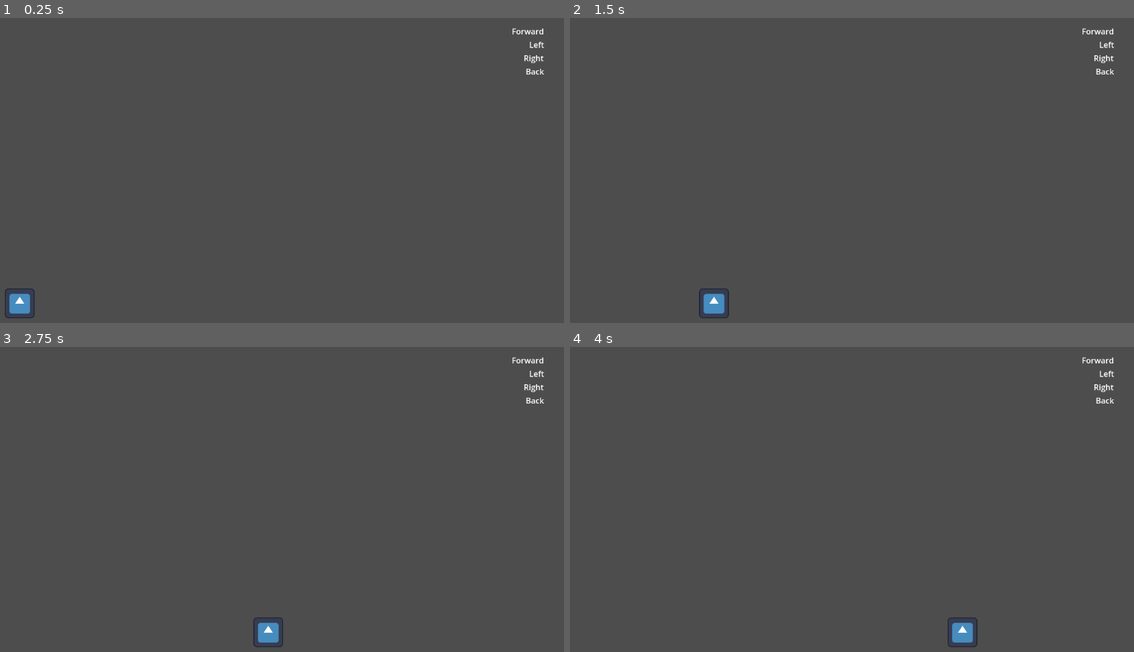
Above: before the commit, frames 1-4 (two rows, left to right).
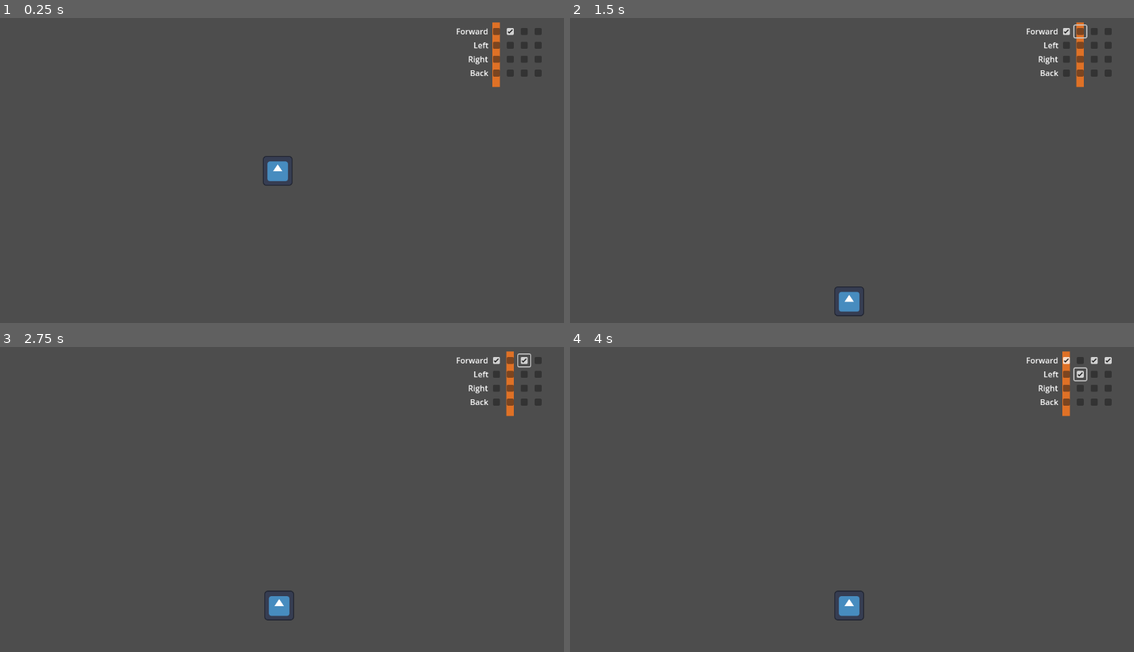
Above: after the commit, the same moments.

Repository: rosskarchner/beatgame
Game: Godot game, scene res://level_1.tscn
The game is run twice, just before and just after one commit, with the same random seed, the same clock (stepped at 60 frames per second) and the same inputs. The engine's default icon, where the game draws it, is replaced by a stand-in: a white triangle on a blue panel in a dark square.
Inputs (mouse positions are in pixels of both pictures, inside the frame that each line leads up to):
- Up to frame 1 (0.25 s): no input
- Up to frame 2 (1.5 s): click (1066, 30) at 0.52 s; click (1077, 30) at 1.27 s
- Up to frame 3 (2.75 s): click (524, 359) at 2.02 s
- Up to frame 4 (4 s): click (1105, 359) at 2.77 s; click (1077, 374) at 3.52 s

The runs differ from the first frame. In frame 1, 1.5% of the frame differs, in the area x 0-97%, y 1-99%; in frame 2, 1.5%; in frame 3, 1.5%; in frame 4, 1.5%, in the area x 46-97%, y 1-99%.
Error before the commit: Attempt to call function 'get_children' in base 'null instance' on a null instance. (res://BeatProgrammer.gd:21)

Commit message:
mechanic basically works, now to design the actual puzzles

Diff:
--- a/BeatProgrammer.gd
+++ b/BeatProgrammer.gd
@@ -2,29 +2,72 @@
 extends VBoxContainer
 
 class_name BeatProgrammer
+signal program_changed
+
+var beatCountChanged = false
+var currentBeat = 0
+@onready var checkboxScene=preload("res://beat_control_checkbox.tscn")
+
 
 @export var numSteps = 4:
 	set(new_value):
-		numSteps = new_value
-		populate_checkboxes()
+		if new_value != numSteps:
+			numSteps = new_value
+			beatCountChanged=true
+
+@export_group("Default Program")
+@export  var forward_program: Array[bool] = [false, false, false, false,false, false, false, false]
+@export  var left_program: Array[bool] = [false, false, false, false,false, false, false, false]
+@export  var right_program: Array[bool] = [false, false, false, false,false, false, false, false]
+@export  var backward_program: Array[bool] = [false, false, false, false,false, false, false, false]
+
 
 # Called when the node enters the scene tree for the first time.
 func _ready():
-	pass # Replace with function body.
+	get_tree().call_group("beat_checkbox","connect", "pressed", func():
+		emit_signal("program_changed")
+		)
+	BeatTimer.timeout.connect(self.next_beat)
 
+
+func next_beat():
+	currentBeat = wrap(currentBeat+1, 1, numSteps+1)
+	var combinedDirection = Vector2.ZERO
+	var checkboxes = get_tree().get_nodes_in_group("Beat" + str(currentBeat))
+	for cb in checkboxes:
+		if cb.button_pressed:
+			combinedDirection += cb.direction
+
+	%Indicator.offset.x = (currentBeat-1) * 28
+	%Indicator.visible = true
+	%Player.move_in_direction(combinedDirection)
 
 # Called every frame. 'delta' is the elapsed time since the previous frame.
 func _process(delta):
-	pass
+	if beatCountChanged:
+		beatCountChanged = false
+		populate_checkboxes()
 
 func delete_checkboxes_in_container(container):
 	for child in container.get_children():
 		if child is CheckBox:
 			child.queue_free()
 
+func create_checkboxes(container, defaults, direction):
+	for step in range(1,numSteps+1):
+		var cb = checkboxScene.instantiate()
+		cb.direction = direction
+		cb.button_pressed = defaults[step-1]
+		container.add_child(cb)
+		cb.set_owner(get_tree().edited_scene_root)
+		cb.add_to_group("Beat" + str(step),true)
+
+
 func populate_checkboxes():
 	for hbox in [$"Forward Controls", $"Left Controls", $"Right Controls", $"Backward Controls"]:
 		delete_checkboxes_in_container(hbox)
-		for i in range(1,numSteps):
-			var cb = CheckBox.new()
-			hbox.add_child(cb)
+
+	create_checkboxes($"Forward Controls",forward_program, Vector2.UP)
+	create_checkboxes($"Left Controls", left_program, Vector2.LEFT)
+	create_checkboxes($"Right Controls", right_program, Vector2.RIGHT)
+	create_checkboxes($"Backward Controls",backward_program, Vector2.DOWN)
--- a/Player.gd
+++ b/Player.gd
@@ -1,14 +1,20 @@
-extends AnimatableBody2D
+extends CharacterBody2D
+
+var destination = Vector2.ZERO
+var listening = true
+
+@onready var starting_position = position
 
 
-# Called when the node enters the scene tree for the first time.
-func _ready():
-	BeatTimer.connect("timeout", next_beat)
+func _physics_process(delta):
+	velocity = destination - position
+	if listening: move_and_collide(velocity * delta * 50)
 
+func move_in_direction(direction):
+	if listening:
+		destination = position + (direction*50)
 
-# Called every frame. 'delta' is the elapsed time since the previous frame.
-func _process(delta):
-	pass
-
-func next_beat():
-	self.position.x += 50
+func reset():
+	position=starting_position
+	destination = starting_position
+	listening = true
--- /dev/null
+++ b/beat_control_checkbox.gd
@@ -0,0 +1,14 @@
+extends CheckBox
+
+class_name BeatControlCheckbox
+
+@export var direction = Vector2.ZERO
+
+# Called when the node enters the scene tree for the first time.
+func _ready():
+	pass # Replace with function body.
+
+
+# Called every frame. 'delta' is the elapsed time since the previous frame.
+func _process(delta):
+	pass
--- /dev/null
+++ b/beat_control_checkbox.tscn
@@ -0,0 +1,11 @@
+[gd_scene load_steps=2 format=3 uid="uid://2isp2wjuf5c0"]
+
+[ext_resource type="Script" path="res://beat_control_checkbox.gd" id="1_54iry"]
+
+[node name="BeatControlCheckbox" type="CheckBox" groups=["beat_checkbox"]]
+anchors_preset = 15
+anchor_right = 1.0
+anchor_bottom = 1.0
+grow_horizontal = 2
+grow_vertical = 2
+script = ExtResource("1_54iry")
--- a/level.gd
+++ b/level.gd
@@ -3,6 +3,15 @@
 
 @export var bpm = 120
 
+
 # Called when the node enters the scene tree for the first time.
 func _ready():
+		$BeatProgrammer.program_changed.connect(self.reset)
 		BeatTimer.set_bpm(bpm)
+
+func reset(_arg=null):
+	$Player.listening = false
+	BeatTimer.stop()
+	$BeatProgrammer.currentBeat = 0
+	$Player.reset()
+	BeatTimer.start()
--- a/level_1.tscn
+++ b/level_1.tscn
@@ -1,9 +1,12 @@
-[gd_scene load_steps=7 format=3 uid="uid://dklura1qtaq5o"]
+[gd_scene load_steps=10 format=3 uid="uid://dklura1qtaq5o"]
 
 [ext_resource type="Script" path="res://level.gd" id="1_a6g8l"]
 [ext_resource type="Script" path="res://Player.gd" id="2_rsrmf"]
 [ext_resource type="Texture2D" uid="uid://d0ra2f3bmkejw" path="res://icon.svg" id="3_rswmd"]
 [ext_resource type="Script" path="res://BeatProgrammer.gd" id="4_evaa7"]
+[ext_resource type="Texture2D" uid="uid://n4swdf7yvnd1" path="res://indicator.png" id="4_q67o7"]
+[ext_resource type="PackedScene" uid="uid://2isp2wjuf5c0" path="res://beat_control_checkbox.tscn" id="6_l0rwb"]
+[ext_resource type="Script" path="res://beat_control_checkbox.gd" id="7_2vhpr"]
 
 [sub_resource type="SpriteFrames" id="SpriteFrames_jhbkf"]
 animations = [{
@@ -23,8 +26,9 @@
 script = ExtResource("1_a6g8l")
 bpm = 240
 
-[node name="Player" type="AnimatableBody2D" parent="."]
-position = Vector2(-519, 267)
+[node name="Player" type="CharacterBody2D" parent="."]
+unique_name_in_owner = true
+position = Vector2(3, 263)
 script = ExtResource("2_rsrmf")
 metadata/_edit_group_ = true
 
@@ -38,6 +42,11 @@
 
 [node name="Camera2D" type="Camera2D" parent="."]
 
+[node name="Indicator" type="Sprite2D" parent="."]
+unique_name_in_owner = true
+position = Vector2(440, -234)
+texture = ExtResource("4_q67o7")
+
 [node name="BeatProgrammer" type="VBoxContainer" parent="."]
 unique_name_in_owner = true
 anchors_preset = -1
@@ -47,7 +56,7 @@
 offset_right = 495.68
 offset_bottom = -150.0
 script = ExtResource("4_evaa7")
-numSteps = 5
+forward_program = Array[bool]([false, true, false, false, false, false, false, false])
 
 [node name="Forward Controls" type="HBoxContainer" parent="BeatProgrammer"]
 layout_mode = 2
@@ -57,6 +66,27 @@
 layout_mode = 2
 text = "Forward"
 
+[node name="BeatControlCheckbox" type="CheckBox" parent="BeatProgrammer/Forward Controls" groups=["Beat1", "beat_checkbox"] instance=ExtResource("6_l0rwb")]
+layout_mode = 2
+script = ExtResource("7_2vhpr")
+direction = Vector2(0, -1)
+
+[node name="@CheckBox@25547" type="CheckBox" parent="BeatProgrammer/Forward Controls" groups=["Beat2", "beat_checkbox"] instance=ExtResource("6_l0rwb")]
+layout_mode = 2
+button_pressed = true
+script = ExtResource("7_2vhpr")
+direction = Vector2(0, -1)
+
+[node name="@CheckBox@25548" type="CheckBox" parent="BeatProgrammer/Forward Controls" groups=["Beat3", "beat_checkbox"] instance=ExtResource("6_l0rwb")]
+layout_mode = 2
+script = ExtResource("7_2vhpr")
+direction = Vector2(0, -1)
+
+[node name="@CheckBox@25549" type="CheckBox" parent="BeatProgrammer/Forward Controls" groups=["Beat4", "beat_checkbox"] instance=ExtResource("6_l0rwb")]
+layout_mode = 2
+script = ExtResource("7_2vhpr")
+direction = Vector2(0, -1)
+
 [node name="Left Controls" type="HBoxContainer" parent="BeatProgrammer"]
 layout_mode = 2
 size_flags_horizontal = 8
@@ -64,6 +94,26 @@
 [node name="Label" type="Label" parent="BeatProgrammer/Left Controls"]
 layout_mode = 2
 text = "Left"
+
+[node name="BeatControlCheckbox" type="CheckBox" parent="BeatProgrammer/Left Controls" groups=["Beat1", "beat_checkbox"] instance=ExtResource("6_l0rwb")]
+layout_mode = 2
+script = ExtResource("7_2vhpr")
+direction = Vector2(-1, 0)
+
+[node name="@CheckBox@25550" type="CheckBox" parent="BeatProgrammer/Left Controls" groups=["Beat2", "beat_checkbox"] instance=ExtResource("6_l0rwb")]
+layout_mode = 2
+script = ExtResource("7_2vhpr")
+direction = Vector2(-1, 0)
+
+[node name="@CheckBox@25551" type="CheckBox" parent="BeatProgrammer/Left Controls" groups=["Beat3", "beat_checkbox"] instance=ExtResource("6_l0rwb")]
+layout_mode = 2
+script = ExtResource("7_2vhpr")
+direction = Vector2(-1, 0)
+
+[node name="@CheckBox@25552" type="CheckBox" parent="BeatProgrammer/Left Controls" groups=["Beat4", "beat_checkbox"] instance=ExtResource("6_l0rwb")]
+layout_mode = 2
+script = ExtResource("7_2vhpr")
+direction = Vector2(-1, 0)
 
 [node name="Right Controls" type="HBoxContainer" parent="BeatProgrammer"]
 layout_mode = 2
@@ -73,6 +123,26 @@
 layout_mode = 2
 text = "Right"
 
+[node name="BeatControlCheckbox" type="CheckBox" parent="BeatProgrammer/Right Controls" groups=["Beat1", "beat_checkbox"] instance=ExtResource("6_l0rwb")]
+layout_mode = 2
+script = ExtResource("7_2vhpr")
+direction = Vector2(1, 0)
+
+[node name="@CheckBox@25553" type="CheckBox" parent="BeatProgrammer/Right Controls" groups=["Beat2", "beat_checkbox"] instance=ExtResource("6_l0rwb")]
+layout_mode = 2
+script = ExtResource("7_2vhpr")
+direction = Vector2(1, 0)
+
+[node name="@CheckBox@25554" type="CheckBox" parent="BeatProgrammer/Right Controls" groups=["Beat3", "beat_checkbox"] instance=ExtResource("6_l0rwb")]
+layout_mode = 2
+script = ExtResource("7_2vhpr")
+direction = Vector2(1, 0)
+
+[node name="@CheckBox@25555" type="CheckBox" parent="BeatProgrammer/Right Controls" groups=["Beat4", "beat_checkbox"] instance=ExtResource("6_l0rwb")]
+layout_mode = 2
+script = ExtResource("7_2vhpr")
+direction = Vector2(1, 0)
+
 [node name="Backward Controls" type="HBoxContainer" parent="BeatProgrammer"]
 layout_mode = 2
 size_flags_horizontal = 8
@@ -80,3 +150,23 @@
 [node name="Label" type="Label" parent="BeatProgrammer/Backward Controls"]
 layout_mode = 2
 text = "Back"
+
+[node name="BeatControlCheckbox" type="CheckBox" parent="BeatProgrammer/Backward Controls" groups=["Beat1", "beat_checkbox"] instance=ExtResource("6_l0rwb")]
+layout_mode = 2
+script = ExtResource("7_2vhpr")
+direction = Vector2(0, 1)
+
+[node name="@CheckBox@25556" type="CheckBox" parent="BeatProgrammer/Backward Controls" groups=["Beat2", "beat_checkbox"] instance=ExtResource("6_l0rwb")]
+layout_mode = 2
+script = ExtResource("7_2vhpr")
+direction = Vector2(0, 1)
+
+[node name="@CheckBox@25557" type="CheckBox" parent="BeatProgrammer/Backward Controls" groups=["Beat3", "beat_checkbox"] instance=ExtResource("6_l0rwb")]
+layout_mode = 2
+script = ExtResource("7_2vhpr")
+direction = Vector2(0, 1)
+
+[node name="@CheckBox@25558" type="CheckBox" parent="BeatProgrammer/Backward Controls" groups=["Beat4", "beat_checkbox"] instance=ExtResource("6_l0rwb")]
+layout_mode = 2
+script = ExtResource("7_2vhpr")
+direction = Vector2(0, 1)
Binary file added: indicator.aseprite
Binary file added: indicator.png
Not shown, added: indicator.png.import
